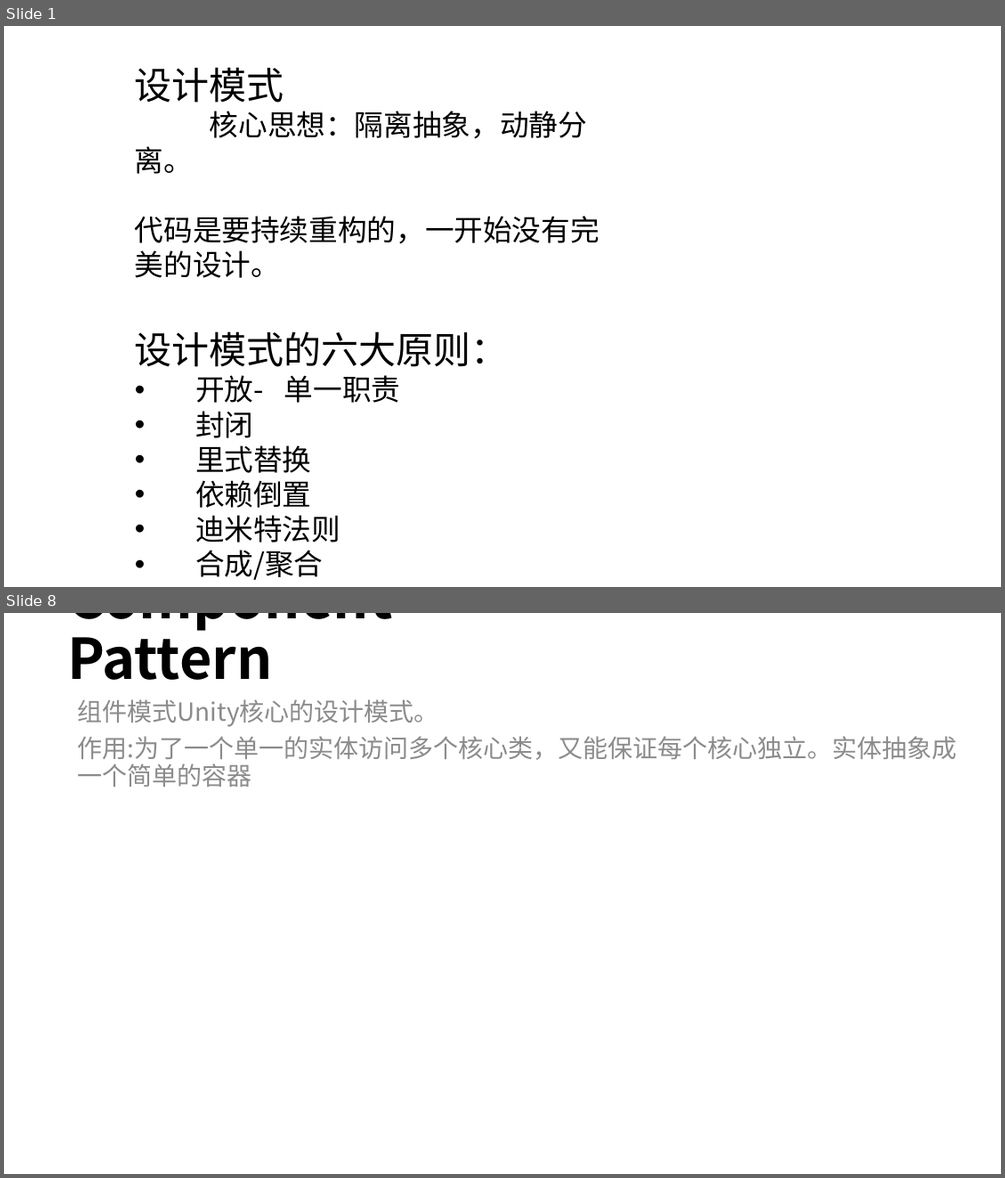
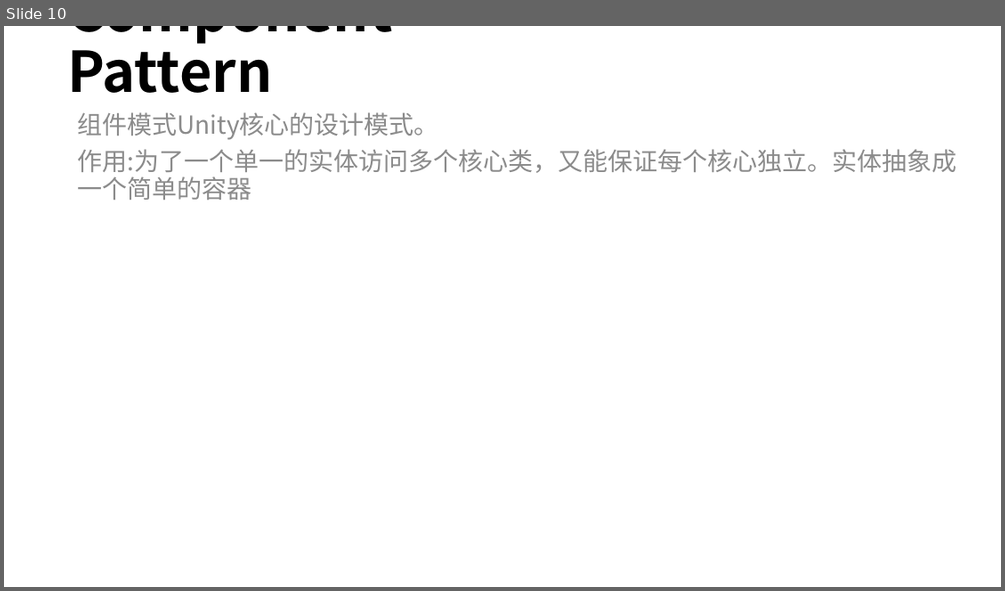
Before and after one commit to mshandle/GStar, a slide deck: Document/les2/les2.pptx. Shown one above the other, each under a label of ours: slides 1 and 8 before the commit, slide 10 after it; the slides between them are not shown. The pictures are 1005x1178 and 1005x591 pixels, drawn with LibreOffice and Linux fonts; fonts in the diff are those of the drawing. Boxes give left, top, right and bottom in pixels: in the first picture for what was removed or moved away, otherwise in the second. Text is boxed around its words. In the diff, an @@ line names an element or a change of style, - is before the commit and + after.

```diff
--- a/Document/les2/les2.pptx
+++ b/Document/les2/les2.pptx
@@ slide 1 removed at (4, 26, 1001, 587), background #FFFFFF @@
@@ text removed at (135, 67, 599, 580) @@
-设计模式
-核心思想：隔离抽象，动静分离。
-代码是要持续重构的，一开始没有完美的设计。
-设计模式的六大原则：
-• 开放- 单一职责
-• 封闭
-• 里式替换
-• 依赖倒置
-• 迪米特法则
-• 合成/聚合
@@ what was slide 8 is now slide 10 @@
```
Also in this commit, not shown: 4 slides changed, 5 slides added, 2 other slides removed, 9 other files.
